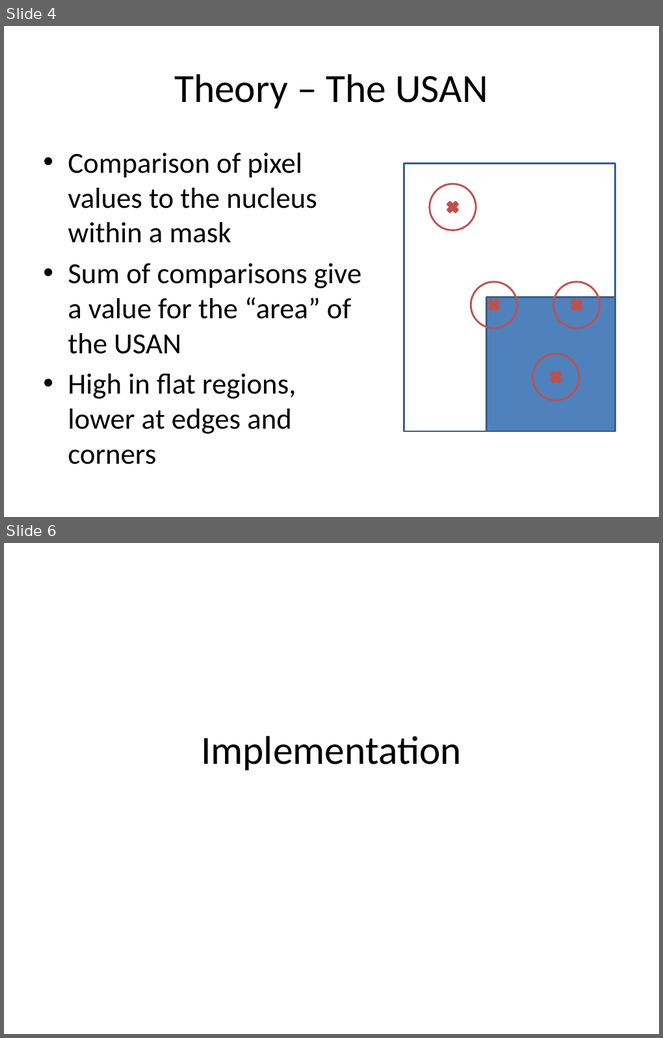
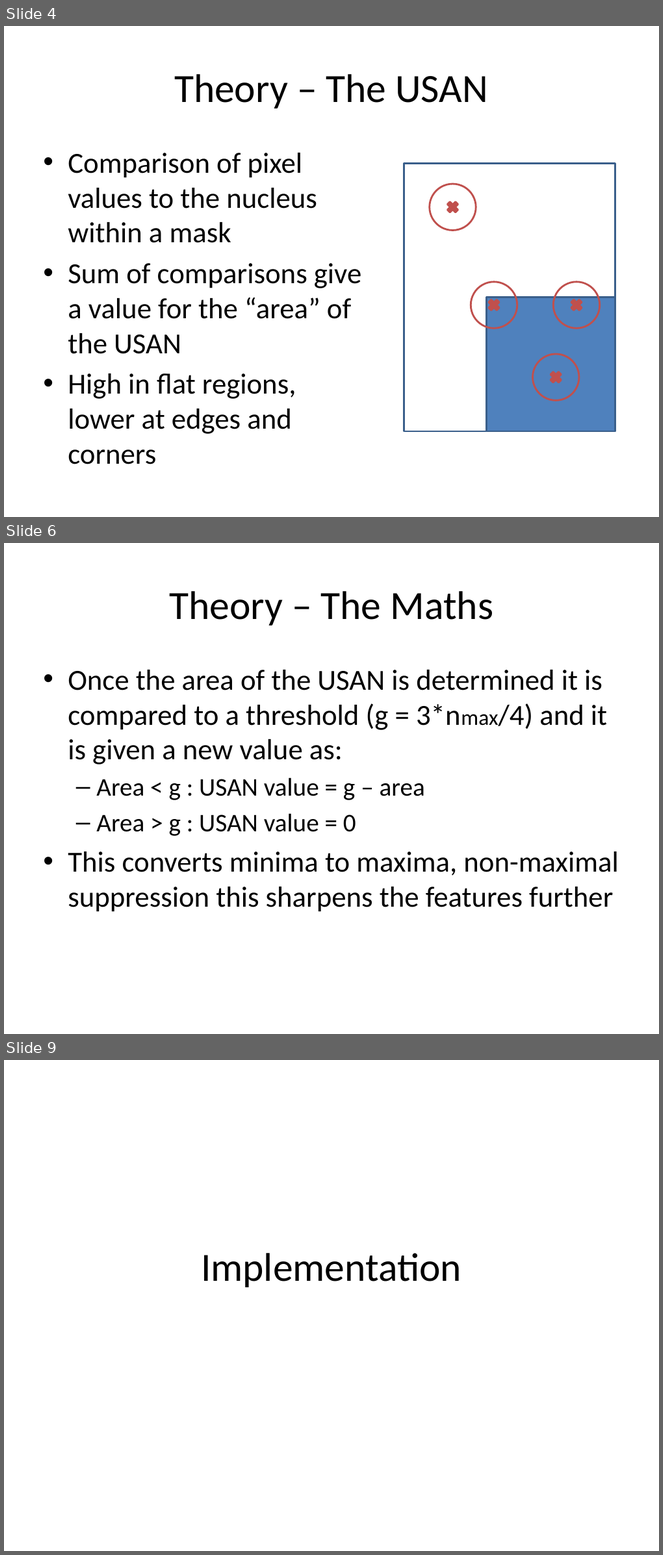
Before and after one commit to michaelwh/susanedge, a slide deck: susanedge-presentation.pptx. Shown one above the other, each under a label of ours: slides 4 and 6 before the commit, slides 4, 6 and 9 after it; the slides between them are not shown. The pictures are 663x1038 and 663x1555 pixels, drawn with LibreOffice and Linux fonts; fonts in the diff are those of the drawing. Boxes give left, top, right and bottom in pixels: in the first picture for what was removed or moved away, otherwise in the second. Text is boxed around its words. In the diff, an @@ line names an element or a change of style, - is before the commit and + after.

Commit message:
more theory for presentation

```diff
--- a/susanedge-presentation.pptx
+++ b/susanedge-presentation.pptx
@@ slide 6 added at <box>4,543,659,1034</box>, background #FFFFFF @@
@@ title added at <box>169,591,494,626</box>, 44 pt, text #000000 @@
+Theory – The Maths
@@ text added at <box>68,670,618,912</box>, 32 pt, text #000000 @@
+• Once the area of the USAN is determined it is compared to a threshold (g = 3*nmax/4) and it is given a new value as:
+  – Area < g : USAN value = g – area
+  – Area > g : USAN value = 0
+• This converts minima to maxima, non-maximal suppression this sharpens the features further
@@ what was slide 6 is now slide 9 @@
```
Also in this commit, not shown: 1 slide changed, 2 other slides added.
